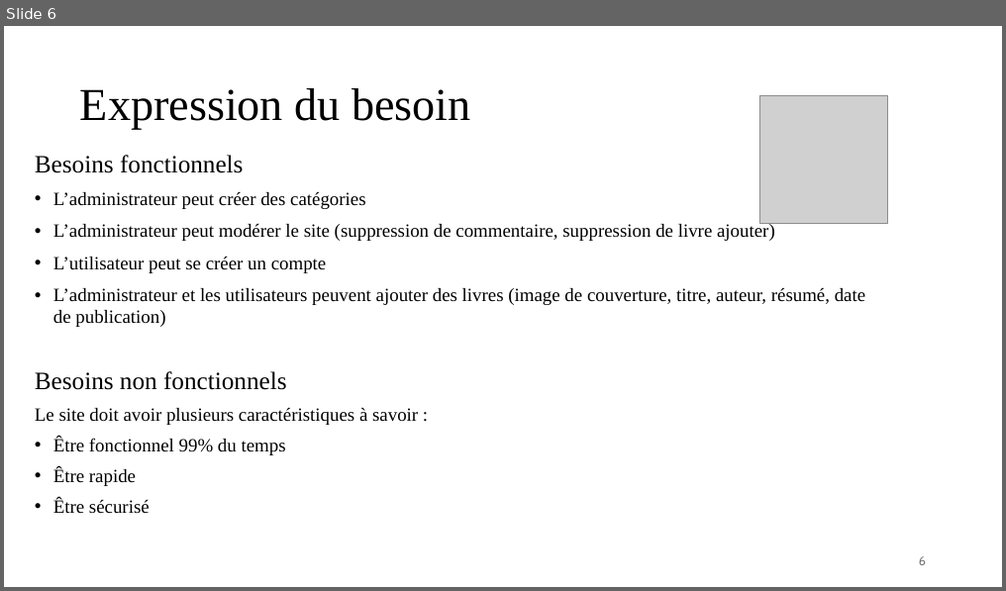
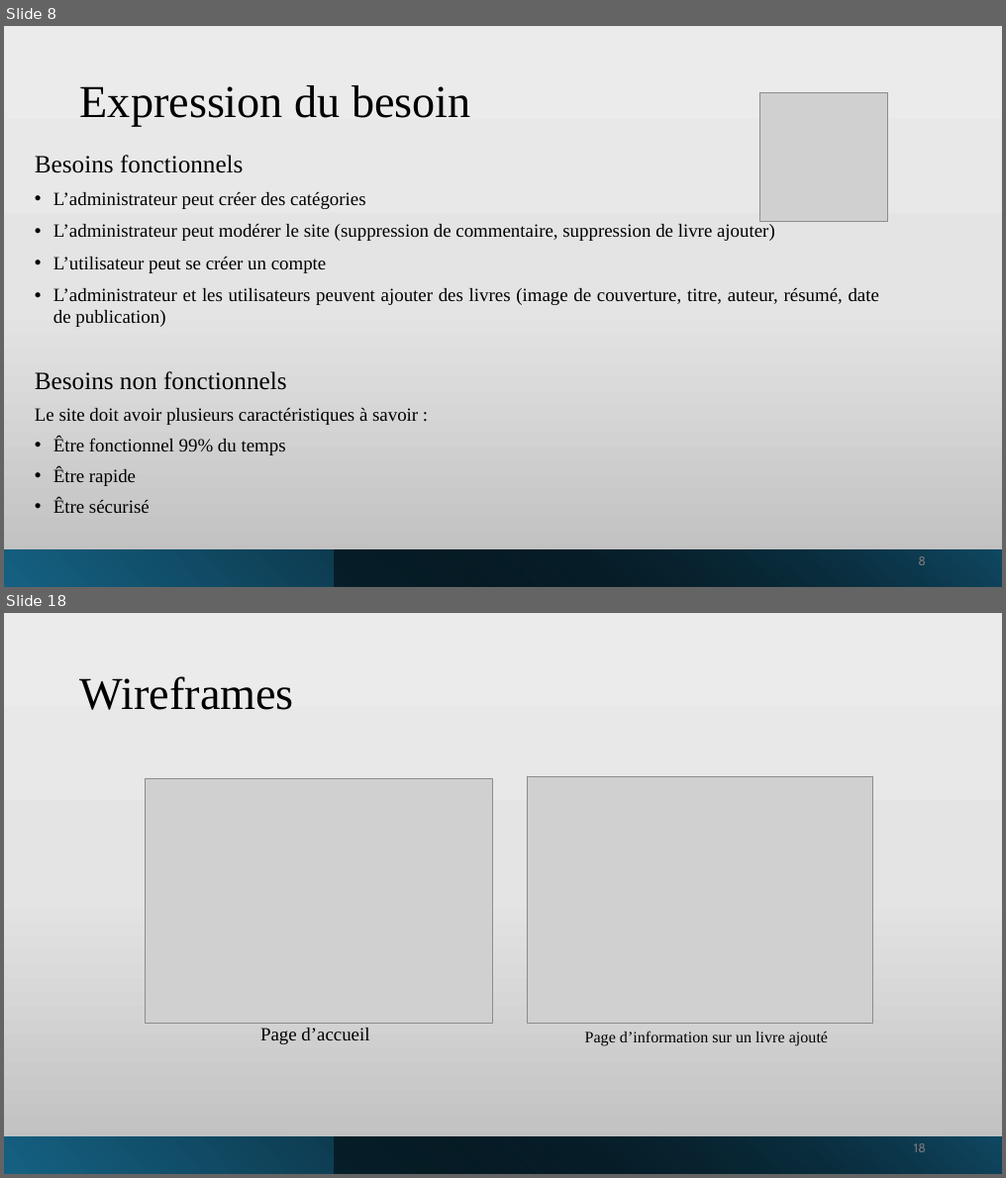
Before and after one commit to manelbenhamouda/projets-CDA, a slide deck: Diaporama_Haldan.pptx. Shown one above the other, each under a label of ours: slide 6 before the commit, slides 8 and 18 after it; the slides between them are not shown. The pictures are 1006x591 and 1006x1178 pixels, drawn with LibreOffice and Linux fonts; fonts in the diff are those of the drawing; grey boxes stand for pictures. Boxes give left, top, right and bottom in pixels: in the first picture for what was removed or moved away, otherwise in the second. Text is boxed around its words. In the diff, an @@ line names an element or a change of style, - is before the commit and + after.

```diff
--- a/Diaporama_Haldan.pptx
+++ b/Diaporama_Haldan.pptx
@@ slide 18 added at bbox=[4, 613, 1002, 1174], background gradient #ECECEC to #E5E5E5 to #BEBEBE @@
@@ title added at bbox=[80, 676, 294, 710], 44 pt, text #000000 @@
+Wireframes
@@ picture added at bbox=[145, 778, 492, 1023] @@
@@ picture added at bbox=[527, 777, 873, 1023] @@
@@ text added at bbox=[260, 1028, 369, 1045], 18 pt, text #000000 @@
+Page d’accueil
@@ text added at bbox=[585, 1031, 828, 1047], 15.3 pt, text #000000 @@
+Page d’information sur un livre ajouté
@@ rectangle added at bbox=[4, 1137, 1002, 1174], fill gradient #156082 to #000000 @@
@@ rectangle added at bbox=[335, 1137, 1002, 1174], fill gradient #000000 to #104862 @@
@@ page number added at bbox=[914, 1144, 926, 1153], 12 pt, text #797979 @@
+18
@@ what was slide 6 is now slide 8 @@
@@ slide 8 changed as well @@
@@ background #FFFFFF to gradient #ECECEC to #E5E5E5 to #BEBEBE @@
@@ text "Besoins fonctionnels" at bbox=[35, 155, 879, 327]: alignment left to justified @@
@@ text "Besoins non fonctionnels" at bbox=[35, 372, 418, 513]: alignment left to justified @@
@@ rectangle added at bbox=[4, 550, 1002, 587], fill gradient #156082 to #000000 @@
@@ rectangle added at bbox=[335, 550, 1002, 587], fill gradient #000000 to #104862 @@
@@ page number at bbox=[918, 557, 926, 566]: text changed @@
-6
+8
```
Also in this commit, not shown: 7 other slides changed, 12 other slides added.
